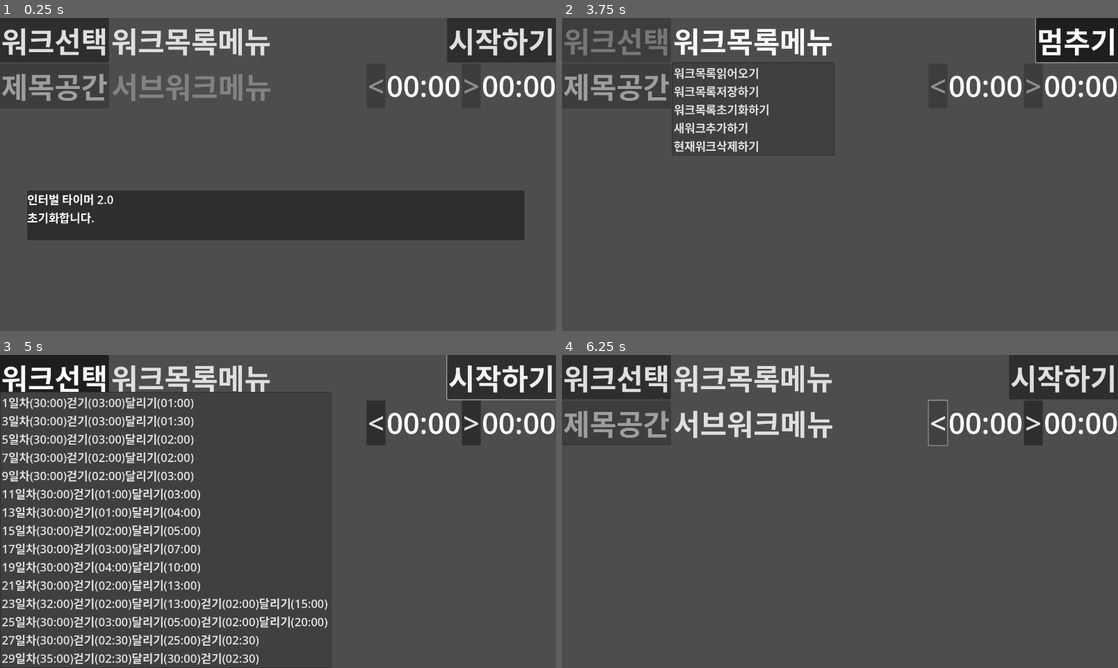
Above: before the commit, frames 1-4 (two rows, left to right).
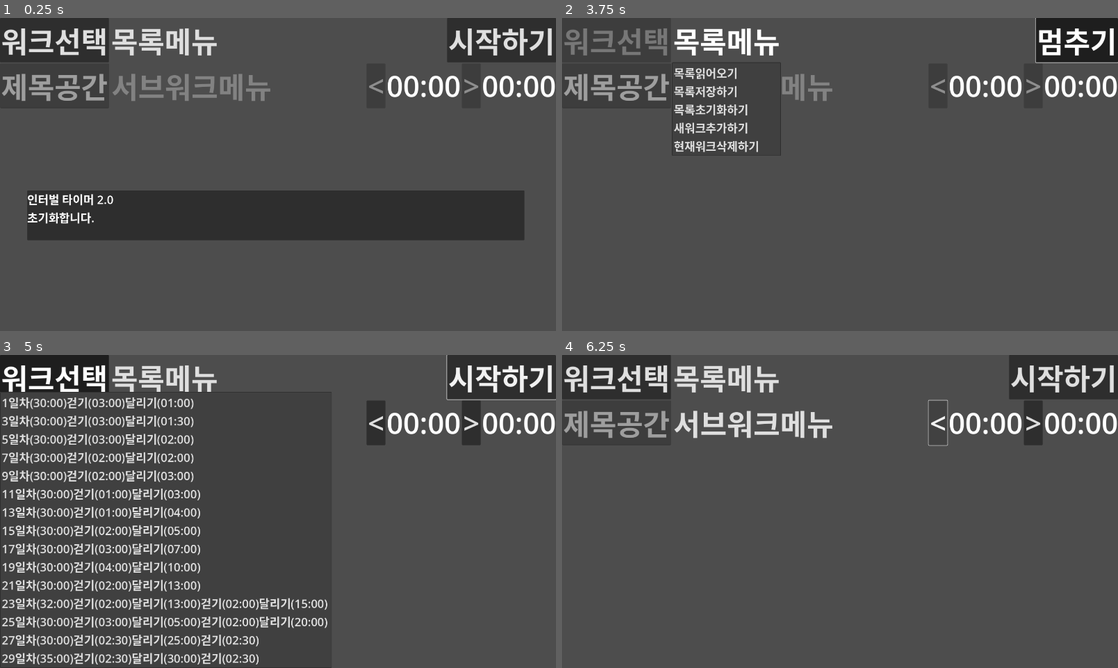
Above: after the commit, the same moments.

Repository: kasworld/maranic
Game: Godot game, scene res://main.tscn
Two runs of this game, one before a commit and one after it. Both use one fixed random seed, a clock stepped at 60 frames per second and the inputs below.
Inputs:
- Up to frame 1 (0.25 s): no input
- Up to frame 2 (3.75 s): click "워크목록메뉴" (after the commit: "목록메뉴") at 0.5 s; click "시작하기" at 1.25 s; click "멈추기" at 2 s; click "시작하기" at 2.75 s; click "워크목록메뉴" (after the commit: "목록메뉴") at 3.5 s
- Up to frame 3 (5 s): click "워크선택" at 4.25 s
- Up to frame 4 (6.25 s): click "서브워크메뉴" at 5 s; click "<" at 5.75 s

The runs differ from the first frame. In frame 1, 1.1% of the frame differs, in the area x 20-49%, y 3-12%; in frame 2, 2.5%, in the area x 20-49%, y 3-44%; in frame 3, 1.1%; in frame 4, 1.1%.
Error in both runs: Invalid access to property or key 'second' on a base object of type 'Nil'. (res://subwork_node.gd:32)

Commit message:
add err handle

Diff:
--- a/main.gd
+++ b/main.gd
@@ -83,7 +83,7 @@
 		return
 	work_list = new_wl
 	work_list2work_list_menu()
-	$TimedMessage.show_message(tr("load %s") % [file_name])
+	$TimedMessage.show_message(tr("읽어옴 %s") % [file_name])
 
 func save_work_list()->void:
 	var msg = work_list.save(file_name)
--- a/main.tscn
+++ b/main.tscn
@@ -30,13 +30,13 @@
 [node name="CmdMenuButton" type="MenuButton" parent="VBoxContainer/TitleContainer"]
 layout_mode = 2
 theme = ExtResource("3_sxpny")
-text = "워크목록메뉴"
+text = "목록메뉴"
 item_count = 5
-popup/item_0/text = "워크목록읽어오기"
+popup/item_0/text = "목록읽어오기"
 popup/item_0/id = 0
-popup/item_1/text = "워크목록저장하기"
+popup/item_1/text = "목록저장하기"
 popup/item_1/id = 1
-popup/item_2/text = "워크목록초기화하기"
+popup/item_2/text = "목록초기화하기"
 popup/item_2/id = 2
 popup/item_3/text = "새워크추가하기"
 popup/item_3/id = 3
--- a/subwork_node.tscn
+++ b/subwork_node.tscn
@@ -24,11 +24,11 @@
 theme = ExtResource("3_u1yx1")
 text = "서브워크메뉴"
 item_count = 3
-popup/item_0/text = "서브워크이름바꾸기"
+popup/item_0/text = "이름바꾸기"
 popup/item_0/id = 0
-popup/item_1/text = "서브워크지우기"
+popup/item_1/text = "지우기"
 popup/item_1/id = 1
-popup/item_2/text = "서브워크추가하기"
+popup/item_2/text = "추가하기"
 popup/item_2/id = 4
 
 [node name="MarginContainer" type="MarginContainer" parent="."]
--- a/work_list.gd
+++ b/work_list.gd
@@ -105,6 +105,8 @@
 
 func save(file_name :String)-> String:
 	var fileobj = FileAccess.open(file_name, FileAccess.WRITE)
+	if fileobj == null :
+		return "fail to save %s" % [ file_name ]
 	var work_list = to_data()
 	var json_string = JSON.stringify(work_list)
 	fileobj.store_line(json_string)
@@ -112,6 +114,11 @@
 
 func load_new(file_name :String)->WorkList:
 	var fileobj = FileAccess.open(file_name, FileAccess.READ)
+	if fileobj == null :
+		var neww = WorkList.new([])
+#		var err = FileAccess.get_open_error()
+		neww.errmsg = "fail to load %s" % [ file_name ]
+		return neww
 	var json_string = fileobj.get_as_text()
 	var json = JSON.new()
 	var error = json.parse(json_string)
